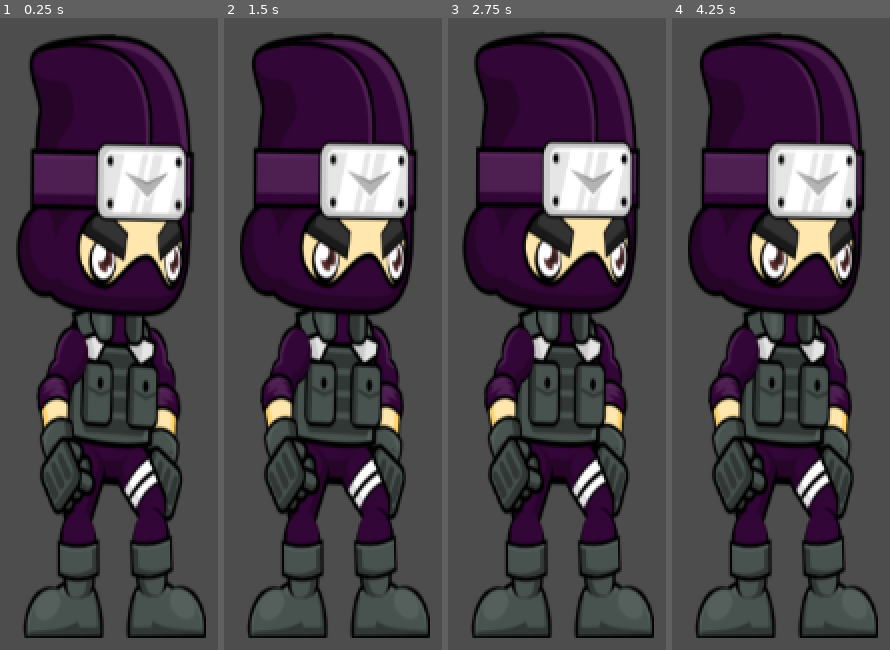
Above: before the commit, frames 1-4 (left to right).
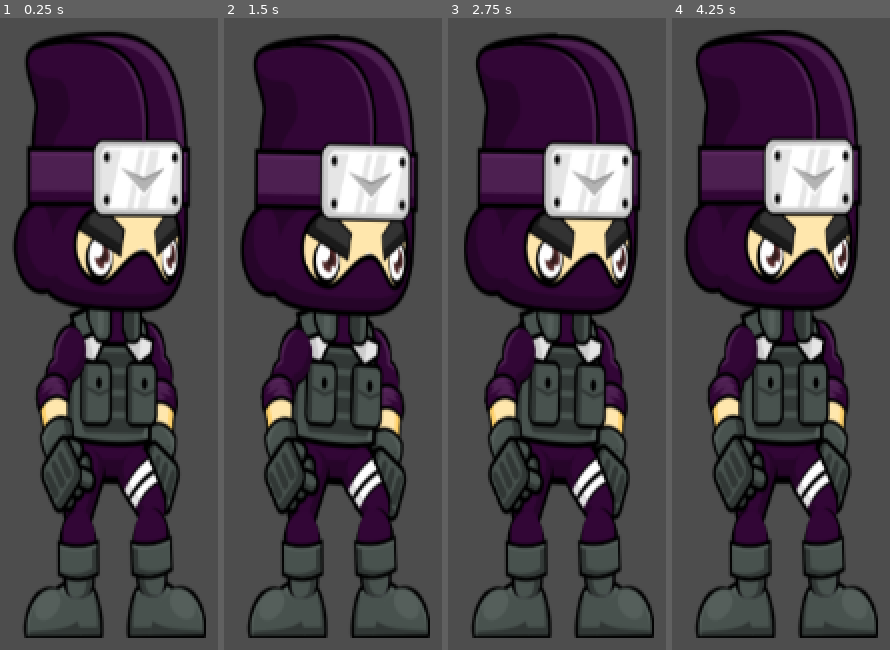
Above: after the commit, the same moments.

Repository: CISC204-S26/final-project-team-6
Game: Godot game, scene res://character_body_2d.tscn
The game is run twice, just before and just after one commit, with the same random seed, the same clock (stepped at 60 frames per second) and the same inputs.
Inputs:
- Up to frame 1 (0.25 s): no input
- Up to frame 2 (1.5 s): no input
- Up to frame 3 (2.75 s): no input
- Up to frame 4 (4.25 s): no input

The runs differ from the first frame. In frame 1, 13% of the frame differs, in the area x 5-89%, y 2-80%; in frame 2, 4.8%; in frame 3, 4.8%; in frame 4, 13%, in the area x 5-89%, y 1-80%.

Commit message:
frame update for animation

Diff:
--- a/final_project_all_together_now/character_body_2d.tscn
+++ b/final_project_all_together_now/character_body_2d.tscn
@@ -76,7 +76,7 @@
 }],
 "loop": true,
 "name": &"Death",
-"speed": 30.0
+"speed": 25.0
 }, {
 "frames": [{
 "duration": 0.01,
@@ -111,7 +111,7 @@
 }],
 "loop": true,
 "name": &"Idle",
-"speed": 12.0
+"speed": 30.0
 }, {
 "frames": [{
 "duration": 1.0,
@@ -143,7 +143,7 @@
 }],
 "loop": true,
 "name": &"Jump",
-"speed": 15.0
+"speed": 30.0
 }, {
 "frames": [{
 "duration": 1.0,
@@ -178,7 +178,7 @@
 }],
 "loop": true,
 "name": &"run",
-"speed": 11.0
+"speed": 30.0
 }]
 
 [sub_resource type="RectangleShape2D" id="RectangleShape2D_1kp85"]
@@ -194,7 +194,7 @@
 sprite_frames = SubResource("SpriteFrames_2dyae")
 animation = &"Death"
 autoplay = "Idle"
-frame_progress = 0.1410797
+frame_progress = 0.36951908
 
 [node name="CollisionShape2D" type="CollisionShape2D" parent="." unique_id=913866646]
 position = Vector2(3, -4)
